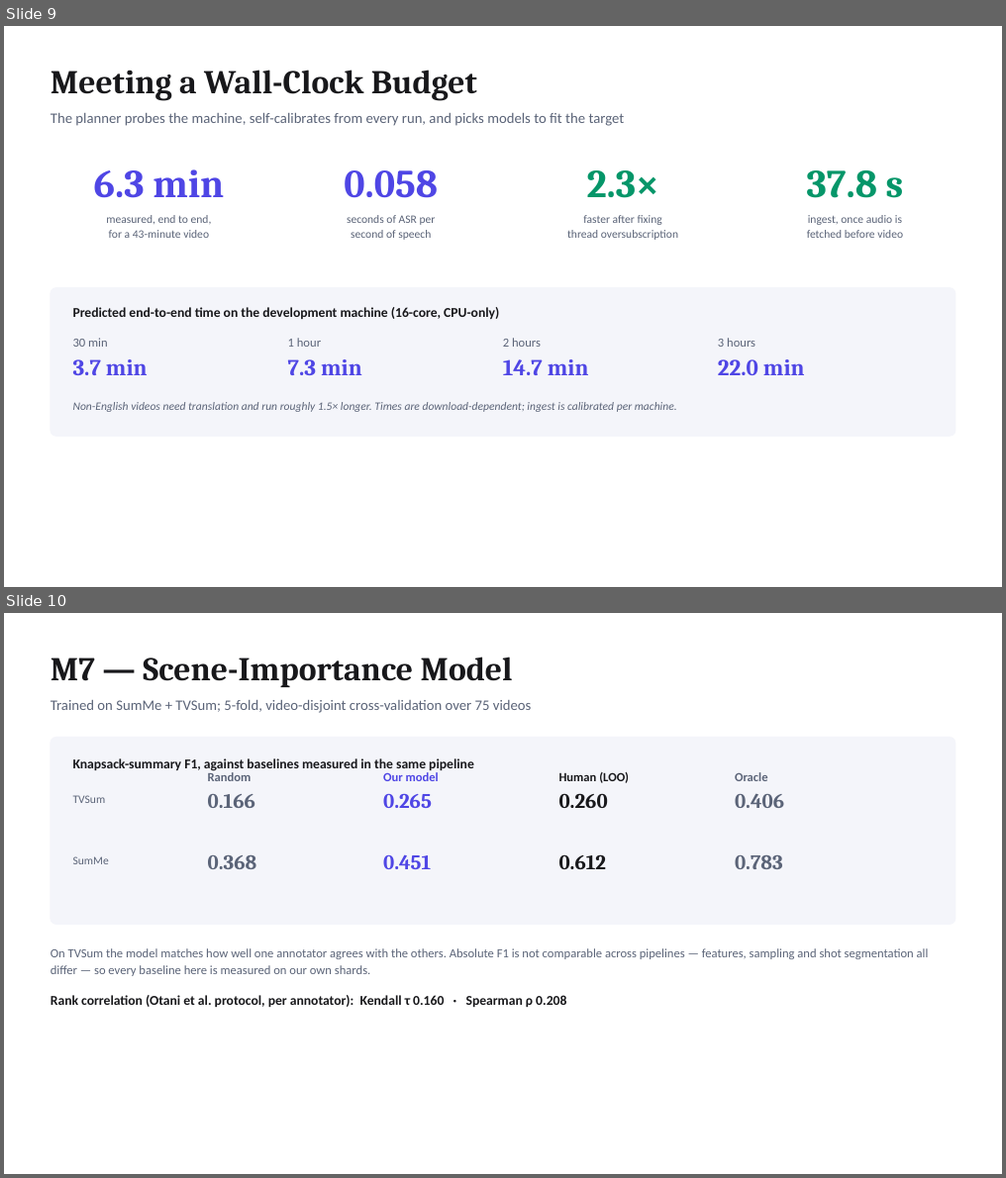
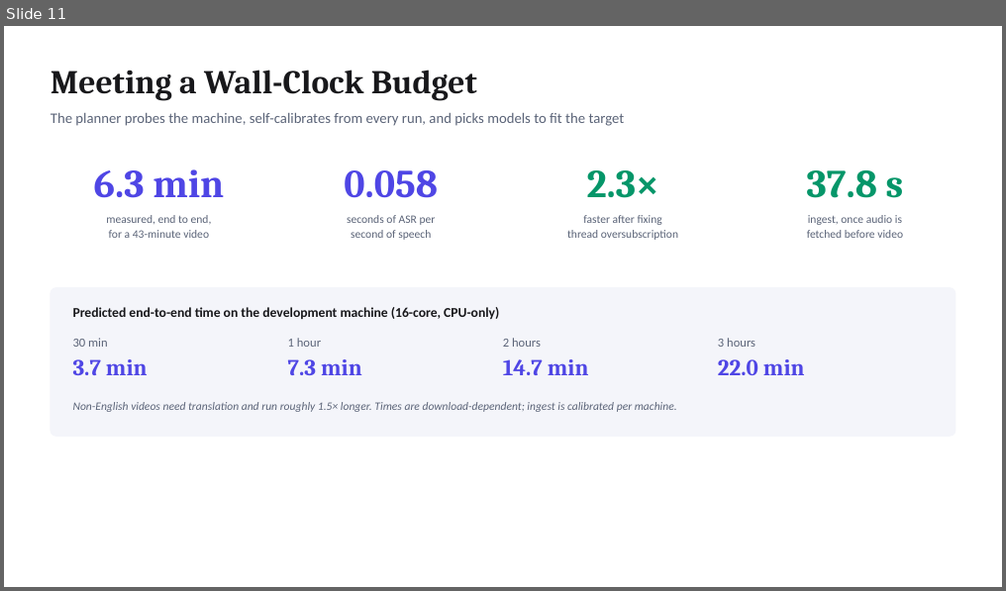
Before and after one commit to JAIVARDHAN1402/AI-Video-Summarizer, a slide deck: Project-I-Review-2.pptx. Shown one above the other, each under a label of ours: slides 9 and 10 before the commit, slide 11 after it. The pictures are 1006x1178 and 1006x591 pixels, drawn with LibreOffice and Linux fonts; fonts in the diff are those of the drawing. Boxes give left, top, right and bottom in pixels: in the first picture for what was removed or moved away, otherwise in the second. Text is boxed around its words. In the diff, an @@ line names an element or a change of style, - is before the commit and + after.

```diff
--- a/Project-I-Review-2.pptx
+++ b/Project-I-Review-2.pptx
@@ slide 10 removed at bbox=[4, 613, 1002, 1174], background #FFFFFF @@
@@ text removed at bbox=[51, 657, 513, 687] @@
-M7 — Scene-Importance Model
@@ text removed at bbox=[51, 700, 532, 713] @@
-Trained on SumMe + TVSum; 5-fold, video-disjoint cross-validation over 75 videos
@@ rounded rectangle removed at bbox=[51, 738, 955, 925] @@
@@ text removed at bbox=[73, 759, 474, 771] @@
-Knapsack-summary F1, against baselines measured in the same pipeline
@@ text removed at bbox=[208, 772, 252, 781] @@
-Random
@@ text removed at bbox=[383, 772, 439, 781] @@
-Our model
@@ text removed at bbox=[559, 772, 629, 783] @@
-Human (LOO)
@@ text removed at bbox=[735, 772, 768, 781] @@
-Oracle
@@ text removed at bbox=[73, 795, 106, 803] @@
-TVSum
@@ text removed at bbox=[208, 794, 255, 808] @@
-0.166
@@ text removed at bbox=[383, 794, 432, 808] @@
-0.265
@@ text removed at bbox=[559, 793, 608, 808] @@
-0.260
@@ text removed at bbox=[735, 794, 784, 808] @@
-0.406
@@ text removed at bbox=[73, 857, 109, 864] @@
-SumMe
@@ text removed at bbox=[208, 856, 257, 869] @@
-0.368
@@ text removed at bbox=[383, 855, 431, 869] @@
-0.451
@@ text removed at bbox=[559, 855, 607, 869] @@
-0.612
@@ text removed at bbox=[735, 856, 783, 869] @@
-0.783
@@ text removed at bbox=[51, 949, 929, 976] @@
-On TVSum the model matches how well one annotator agrees with the others. Absolute F1 is not comparable across pipelines — features, sampling and shot segmentation all differ — so every baseline here is measured on our own shards.
@@ text removed at bbox=[51, 995, 566, 1007] @@
-Rank correlation (Otani et al. protocol, per annotator): Kendall τ 0.160 · Spearman ρ 0.208
@@ what was slide 9 is now slide 11 @@
```
Also in this commit, not shown: 5 slides added, 3 other slides removed, 16 other files.
